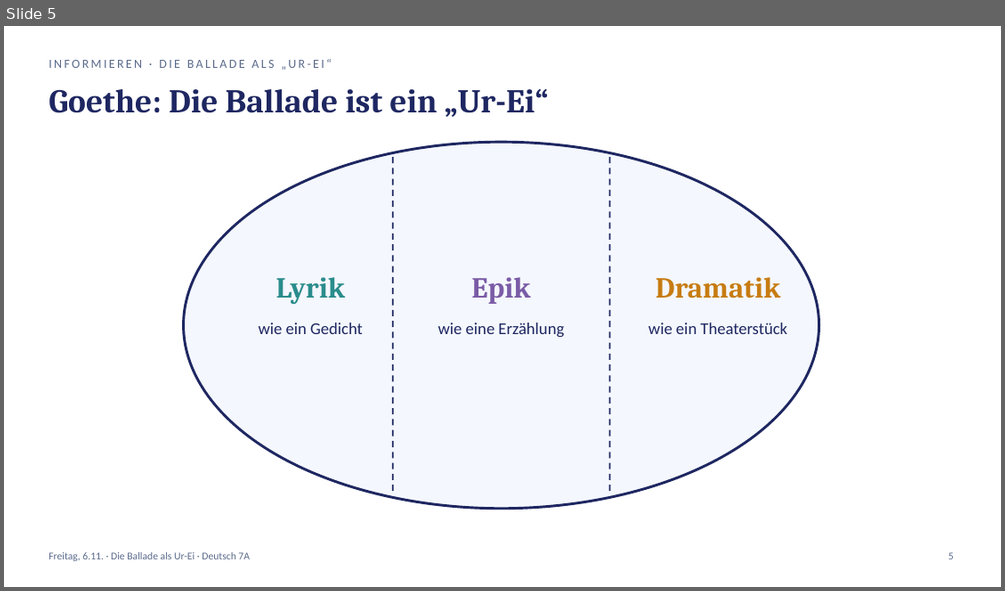
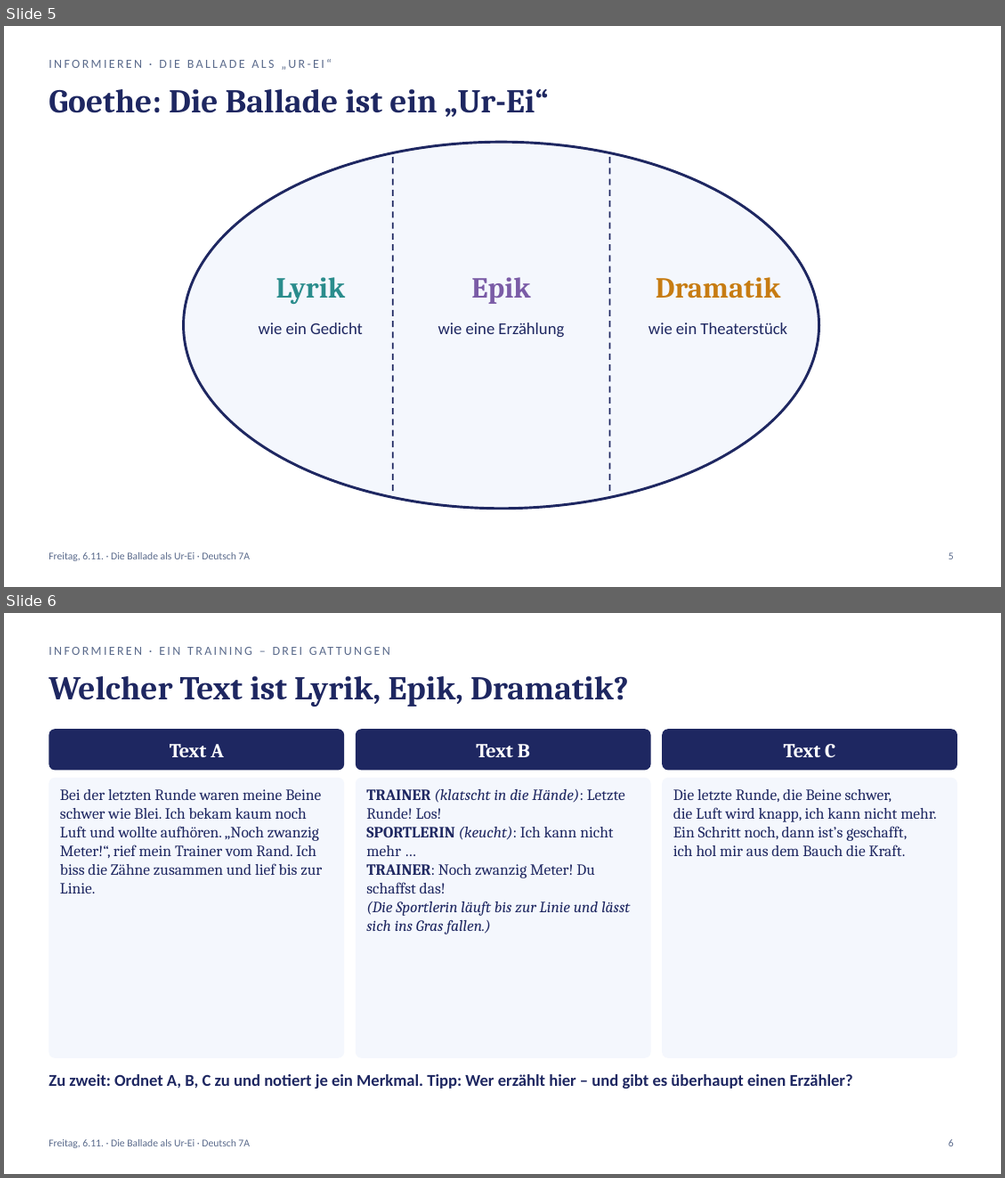
Before and after one commit to golzkonstantin-gif/Schule, a slide deck: Deutsch_7A/Balladen/Woche2/Freitag_06-11_Deutsch_7A.pptx. Shown one above the other, each under a label of ours: slide 5 before the commit, slides 5 and 6 after it. The pictures are 1005x591 and 1005x1178 pixels, drawn with LibreOffice and Linux fonts; fonts in the diff are those of the drawing. Boxes give left, top, right and bottom in pixels: in the first picture for what was removed or moved away, otherwise in the second. Text is boxed around its words. In the diff, an @@ line names an element or a change of style, - is before the commit and + after.

```diff
--- a/Deutsch_7A/Balladen/Woche2/Freitag_06-11_Deutsch_7A.pptx
+++ b/Deutsch_7A/Balladen/Woche2/Freitag_06-11_Deutsch_7A.pptx
@@ slide 6 added at (x1=4, y1=613, x2=1001, y2=1174), background #FFFFFF @@
@@ text added at (x1=48, y1=643, x2=722, y2=666), 12 pt, text #5B6B8C @@
+INFORMIEREN · EIN TRAINING – DREI GATTUNGEN
@@ text added at (x1=48, y1=676, x2=629, y2=706), 32 pt, text #1E2761, bold @@
+Welcher Text ist Lyrik, Epik, Dramatik?
@@ rounded rectangle added at (x1=48, y1=729, x2=344, y2=770), fill #1E2761 @@
@@ text added at (x1=170, y1=744, x2=223, y2=757), 19 pt, text #FFFFFF, bold @@
+Text A
@@ rounded rectangle added at (x1=356, y1=729, x2=651, y2=770), fill #1E2761 @@
@@ text added at (x1=476, y1=744, x2=530, y2=757), 19 pt, text #FFFFFF, bold @@
+Text B
@@ rounded rectangle added at (x1=662, y1=729, x2=957, y2=770), fill #1E2761 @@
@@ text added at (x1=784, y1=744, x2=835, y2=758), 19 pt, text #FFFFFF, bold @@
+Text C
@@ rounded rectangle added at (x1=48, y1=778, x2=344, y2=1058), fill #F4F7FD @@
@@ text added at (x1=60, y1=789, x2=322, y2=893), 15 pt, text #1E2761 @@
+Bei der letzten Runde waren meine Beine schwer wie Blei. Ich bekam kaum noch Luft und wollte aufhören. „Noch zwanzig Meter!“, rief mein Trainer vom Rand. Ich biss die Zähne zusammen und lief bis zur Linie.
@@ rounded rectangle added at (x1=356, y1=778, x2=651, y2=1058), fill #F4F7FD @@
@@ text added at (x1=366, y1=789, x2=630, y2=934), 15 pt, text #1E2761 @@
+TRAINER (klatscht in die Hände): Letzte Runde! Los!
+SPORTLERIN (keucht): Ich kann nicht mehr …
+TRAINER: Noch zwanzig Meter! Du schaffst das!
+(Die Sportlerin läuft bis zur Linie und lässt sich ins Gras fallen.)
@@ rounded rectangle added at (x1=662, y1=778, x2=957, y2=1058), fill #F4F7FD @@
@@ text added at (x1=673, y1=789, x2=936, y2=856), 15 pt, text #1E2761 @@
+Die letzte Runde, die Beine schwer,
+die Luft wird knapp, ich kann nicht mehr.
+Ein Schritt noch, dann ist’s geschafft,
+ich hol mir aus dem Bauch die Kraft.
@@ text added at (x1=48, y1=1074, x2=853, y2=1088), 16 pt, text #1E2761, bold @@
+Zu zweit: Ordnet A, B, C zu und notiert je ein Merkmal. Tipp: Wer erzählt hier – und gibt es überhaupt einen Erzähler?
@@ text added at (x1=48, y1=1139, x2=250, y2=1148), 10 pt, text #5B6B8C @@
+Freitag, 6.11. · Die Ballade als Ur-Ei · Deutsch 7A
@@ text added at (x1=948, y1=1139, x2=954, y2=1146), 10 pt, text #5B6B8C @@
+6
```
Also in this commit, not shown: 6 slides changed, 2 other slides added, 2 slides removed, 19 other files.
